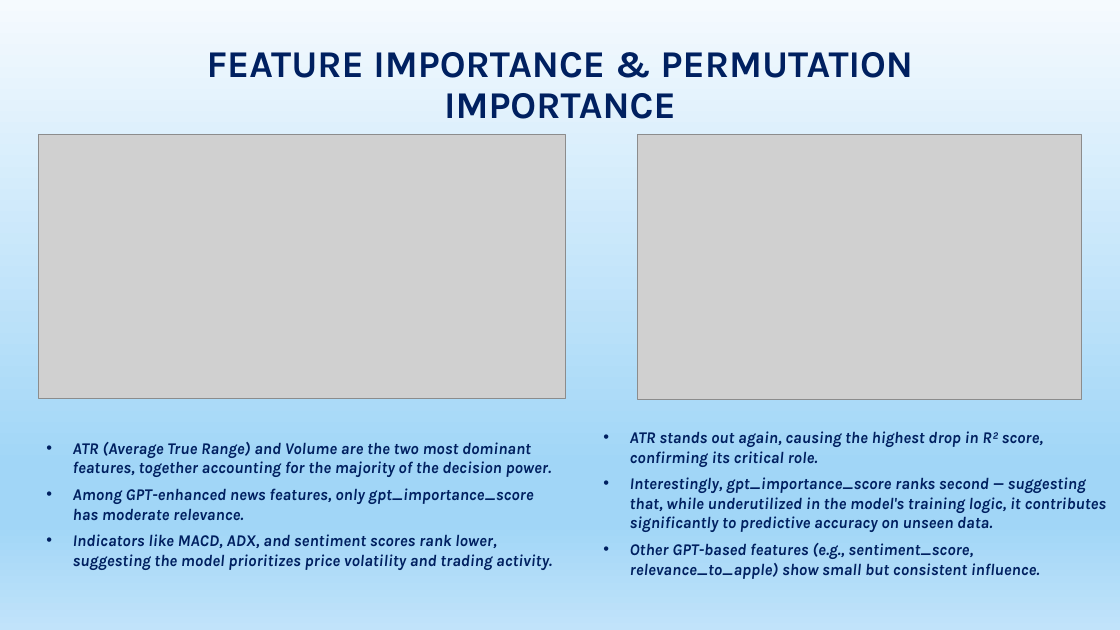
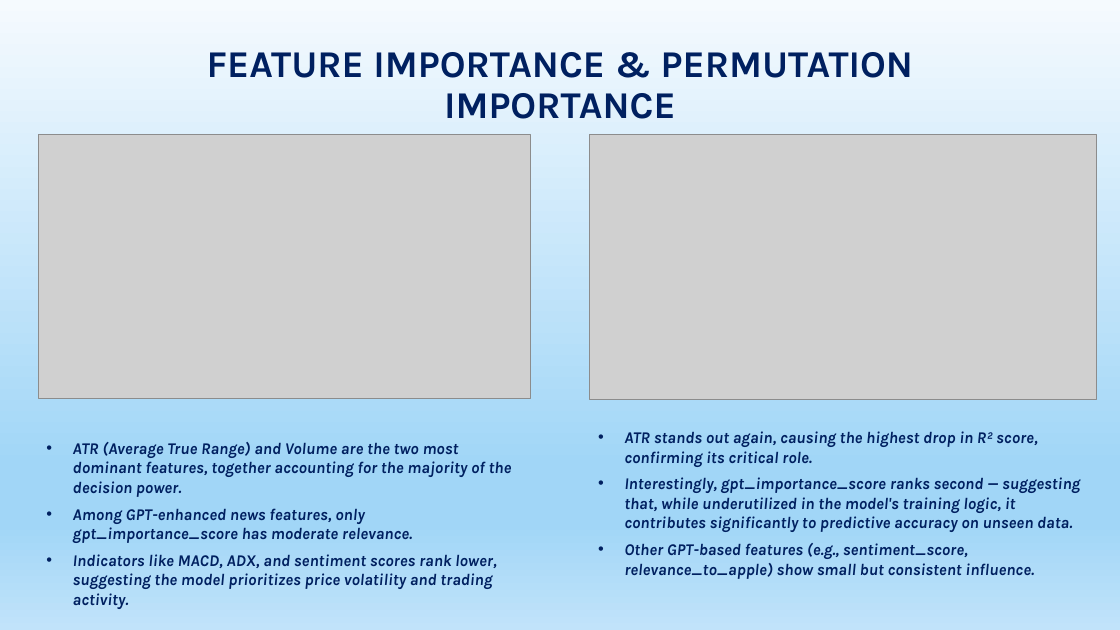
Before and after one commit to PhyoThor/CSIS-4260-Special_Topic_In_Data_Analytics-, a slide deck: slide 16 of Project/CSIS-4260 _Special_Topic_Apple_stocks_prediction.pptx. Drawn at 1120x630 pixels with LibreOffice and Linux fonts; fonts in the diff are those of the drawing; grey boxes stand for pictures; background and template pictures are left out. Boxes give left, top, right and bottom in pixels: in the first picture for what was removed or moved away, otherwise in the second. Text is boxed around its words. In the diff, an @@ line names an element or a change of style, - is before the commit and + after.

Commit message:
PPT update

```diff
--- a/Project/CSIS-4260 _Special_Topic_Apple_stocks_prediction.pptx
+++ b/Project/CSIS-4260 _Special_Topic_Apple_stocks_prediction.pptx
@@ picture: place and size @@
-picture at [38,134,565,398]
+picture at [38,134,530,398]
@@ picture: place and size @@
-picture at [638,134,1082,399]
+picture at [590,134,1096,399]
@@ text "ATR (Average True Range) and ..." rewrapped from [73,442,552,570] to [73,442,512,609] @@
@@ text "ATR stands out again, causing ..." rewrapped from [630,431,1107,579] to [624,431,1080,579] @@
```
Also in this commit, not shown: 3 slides added, 1 other file.
